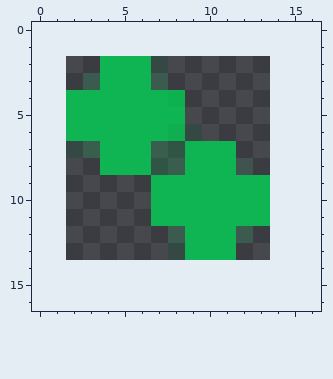
Edited in one commit: pixel-art sprite (images/maxHealthPowerUp.png). This is how it looked before the edit.
The file is 12x12 pixels. Pixels under 10% opacity are left out. Colours within 5 levels of each other are drawn and written as one. The old version is drawn lined up with the new one, on the new canvas.
The same view after the edit:
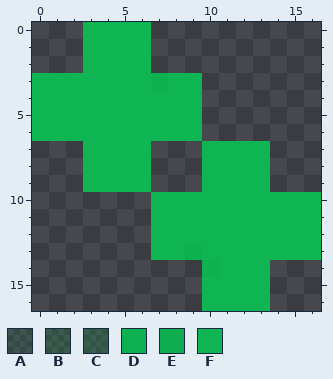
Palette (. is transparent): A #09b04e1a  B #0bb14d2e  C #09b54e34  D #0cb450f7  E #0db451ee  F #0eb552
Edits made:
canvas 12x12 -> 17x17, the old top-left corner now at 2,2
@@ x 0..16 @@
- 0 .................
- 1 .................
- 2 ....FFFA.........
- 3 ...BFFFB.........
- 4 ..FFFFFFD........
- 5 ..FFFFFFF........
- 6 ..FFFFFFEA.......
- 7 ..ACFFFCCFFF.....
- 8 ....FFFCCFFFA....
- 9 .......FFFFFFF...
-10 .......FFFFFFF...
-11 .......FFFFFFF...
-12 ........BFFFB....
-13 ........AFFF.....
-14 .................
-15 .................
-16 .................
+ 0 ...FFFF..........
+ 1 ...FFFF..........
+ 2 ...FFFF..........
+ 3 FFFFFFFDFF.......
+ 4 FFFFFFFFFF.......
+ 5 FFFFFFFFFF.......
+ 6 FFFFFFFFFF.......
+ 7 ...FFFF...FFFF...
+ 8 ...FFFF...FFFF...
+ 9 ...FFFF...FFFF...
+10 .......FFFFFFFFFF
+11 .......FFFFFFFFFF
+12 .......FFFFFFFFFF
+13 .......FFDFFFFFFF
+14 ..........DFFF...
+15 ..........FFFF...
+16 ..........FFFF...
Boxes around the changes in both pictures, in picture pixels (x1, y1, x2, y2):
changed: (32, 22, 321, 311)
